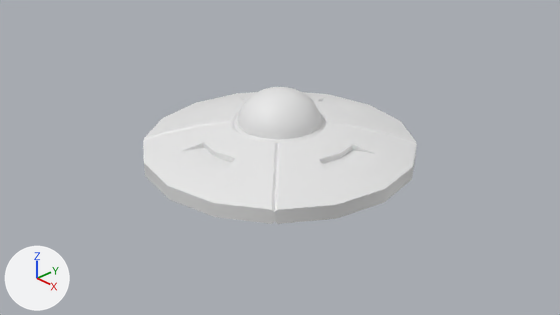
The Blender file models/UFO.blend as it was, and as the next commit left it.
Before and after are seen from the file's camera 'Camera'. Lighting does not change. The marker at lower left points along +X, +Y and +Z.
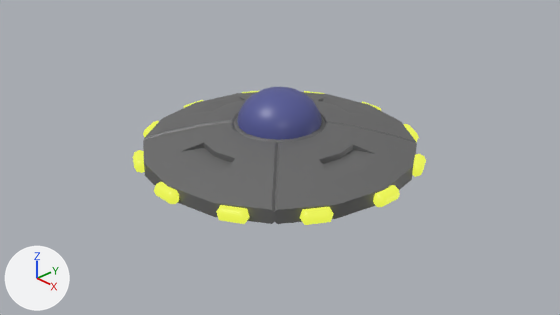
Boxes [x1, y1, x2, y2] around the edits, measured in the pictures (560 x 315 px):
'Cylinder', added (yellow): after [133, 91, 426, 225]
part 1 of me_sphere, recoloured (white to grey): [143, 92, 417, 224] in both
part 2 of me_sphere, recoloured (white to blue): [237, 87, 322, 140] in both

Diff of the bpy script that builds the scene:
```diff
--- a/models/UFO.blend.py
+++ b/models/UFO.blend.py
@@ mat_material @@
+mat_material = principled_material('Material')
+mat_material.base_color = (0.0882, 0.0989, 0.311)  # blue #545997
+mat_material.roughness = 0.4
@@ mat_material_001 @@
+mat_material_001 = principled_material('Material.001')
+mat_material_001.base_color = (0.137, 0.137, 0.137)  # dark grey #676767
@@ mat_material_002 @@
+mat_material_002 = principled_material('Material.002')
+mat_material_002.base_color = (0.0917, 0.0991, 0.0119)  # dark yellow #55591c
+mat_material_002.emission_color = (0.736, 0.8, 0.0698)  # yellow #dfe74b
+mat_material_002.emission_strength = 1.0
@@ me_sphere @@
 me_sphere.from_pydata(...)  # 329 vertices, 336 faces; spans x -1.97..1.97, y -1.97..1.97, z -0.2..0.98
 # used by ob_sphere; location = (0.0, 0.0, 0.0)
+# me_sphere part 1: all 240 faces centred in x -1.89..1.89, y -1.89..1.89, z -0.1..0.5 switch from no material to mat_material_001 (dark grey #686868)
+# me_sphere part 2: all 96 faces centred in x -0.57..0.57, y -0.57..0.57, z 0.56..0.97 switch from no material to mat_material (blue #545997)
@@ me_cylinder @@
+me_cylinder.from_pydata(...)  # 408 vertices, 480 faces; spans x -2.08..2.08, y -2.08..2.08, z 0.0..0.2
+me_cylinder.polygons.foreach_set('use_smooth', [True] * 480)
+me_cylinder.materials.append(mat_material_002)  # dark yellow #55591c
@@ ob_cylinder @@
+ob_cylinder = bpy.data.objects.new('Cylinder', me_cylinder)
+ob_cylinder.parent = ob_sphere
+ob_cylinder.location = (0.0, 0.0, 0.0)
```
